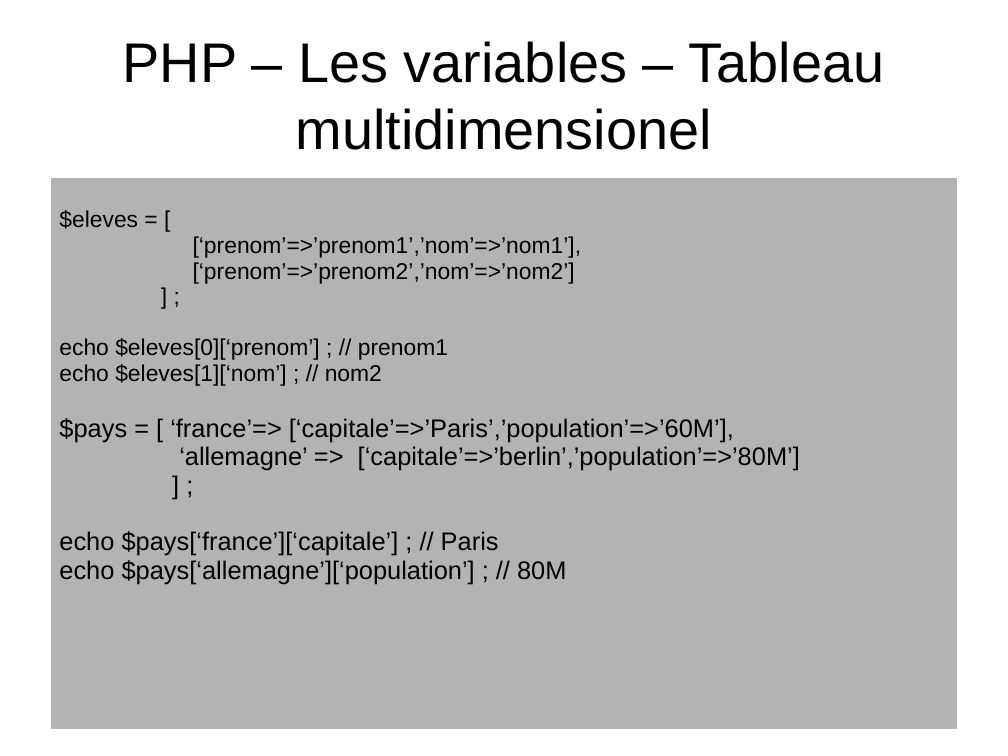
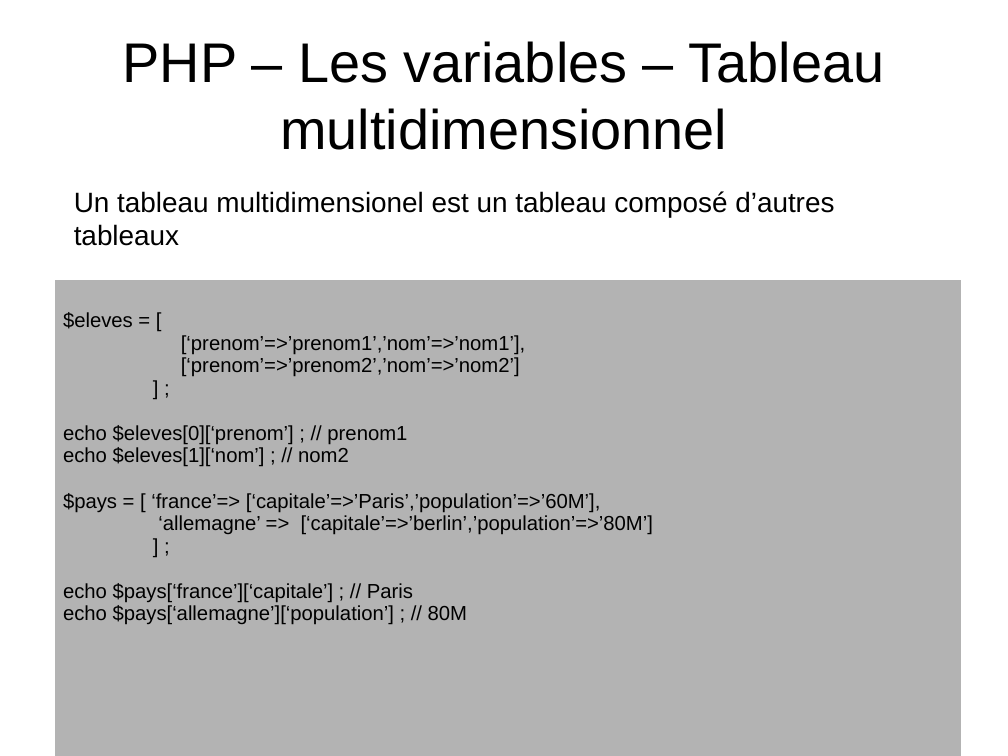
Before and after one commit to NicoM88/formation, a slide deck: slide 8 of PHP/formation.odp. Drawn at 1008x756 pixels with LibreOffice and Linux fonts; fonts in the diff are those of the drawing. Boxes give left, top, right and bottom in pixels: in the first picture for what was removed or moved away, otherwise in the second. Text is boxed around its words. In the diff, an @@ line names an element or a change of style, - is before the commit and + after.

```diff
--- a/PHP/formation.odp
+++ b/PHP/formation.odp
@@ title at (123, 41, 885, 150): text changed @@
-PHP – Les variables – Tableau multidimensionel
+PHP – Les variables – Tableau multidimensionnel
@@ text added at (74, 191, 834, 246), 22 pt, text #000000 @@
+Un tableau multidimensionel est un tableau composé d’autres tableaux
@@ table at (54, 279, 961, 733) @@
@@ size 18 to 16 pt in "$eleves = [", "[‘prenom’=>’prenom1’,’nom’=>’nom1’],", "[‘prenom’=>’prenom2’,’nom’=>’nom2’]", "] ;" and 2 more places @@
@@ size 20 to 16 pt in "$pays = [ ‘france’=> [‘capitale’=>’Paris’,’population’=>’60M ...", "‘allemagne’ => [‘capitale’=>’berlin’,’population’=>’80M’]", "] ;", "echo $pays[‘france’][‘capitale’] ; // Paris" and 1 more places @@
@@ table: place and size @@
-table at (50, 177, 958, 720)
+table at (54, 279, 961, 733)
```
Also in this commit, not shown: 21 other slides changed, 2 slides added, 3 slides removed, 4 other files.
